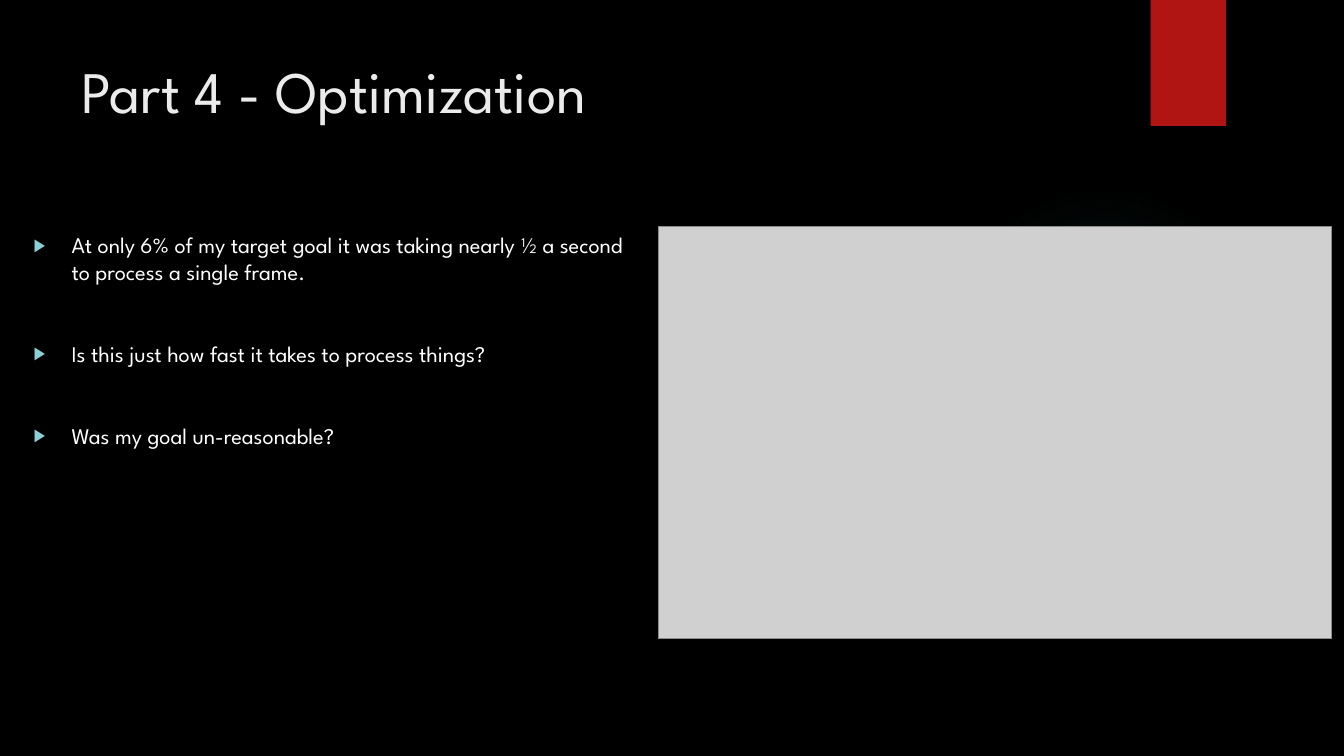
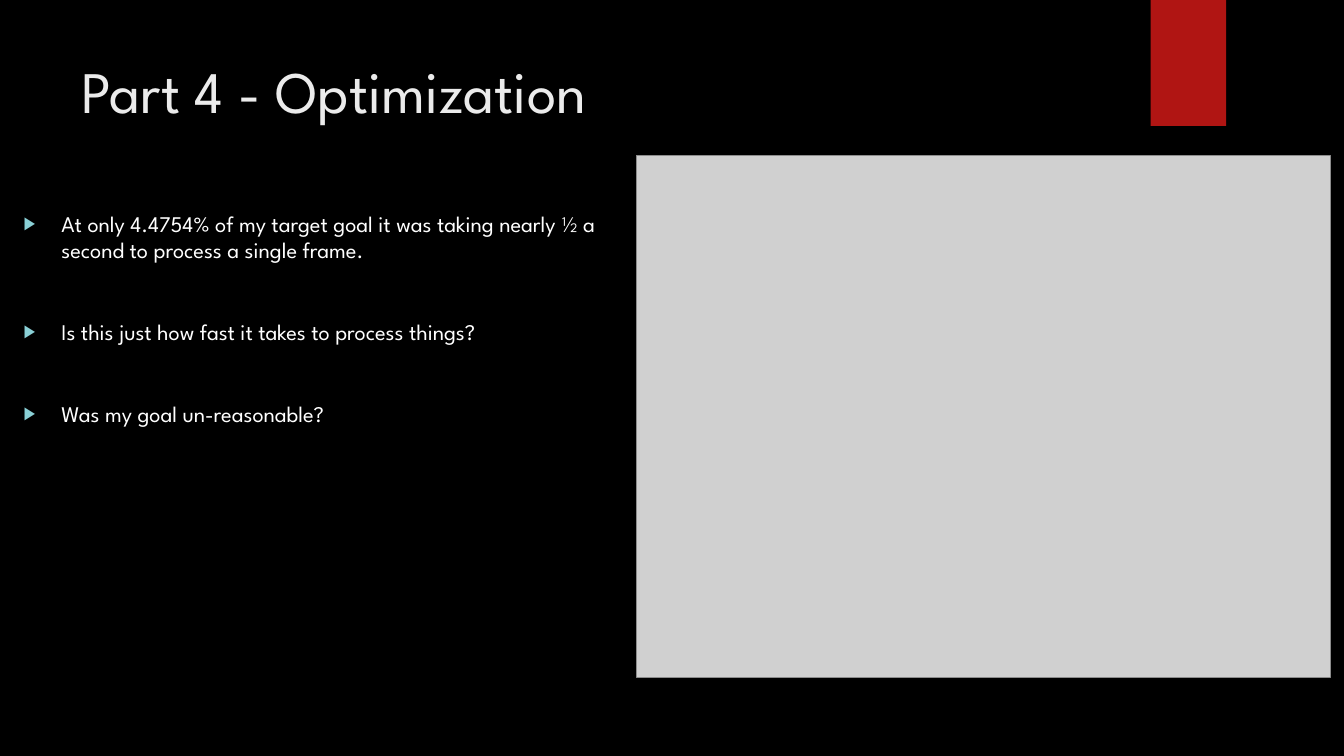
Before and after one commit to jaminologist/GopherLife, a slide deck: slide 31 of GopherLife.pptx. Drawn at 1344x756 pixels with LibreOffice and Linux fonts; fonts in the diff are those of the drawing; grey boxes stand for pictures; background and template pictures are left out. Boxes give left, top, right and bottom in pixels: in the first picture for what was removed or moved away, otherwise in the second. Text is boxed around its words. In the diff, an @@ line names an element or a change of style, - is before the commit and + after.

Commit message:
Updated the presentation

```diff
--- a/GopherLife.pptx
+++ b/GopherLife.pptx
@@ picture: place and size @@
-picture at (658, 227, 1332, 639)
+picture at (636, 155, 1331, 677)
@@ text "At only 4.4754% of my ...": place and size @@
-text "At only 4.4754% of my ..." at (72, 237, 623, 449)
+text "At only 4.4754% of my ..." at (61, 216, 595, 427)
@@ ellipse removed at (949, 185, 1259, 495) @@
@@ text at (61, 216, 595, 263): text changed @@
-▶ At only 6% of my target goal it was taking nearly ½ a second to process a single frame.
+▶ At only 4.4754% of my target goal it was taking nearly ½ a second to process a single frame.
```
Also in this commit, not shown: 6 other slides changed, 14 slides added, 9 slides removed, 9 other files.
